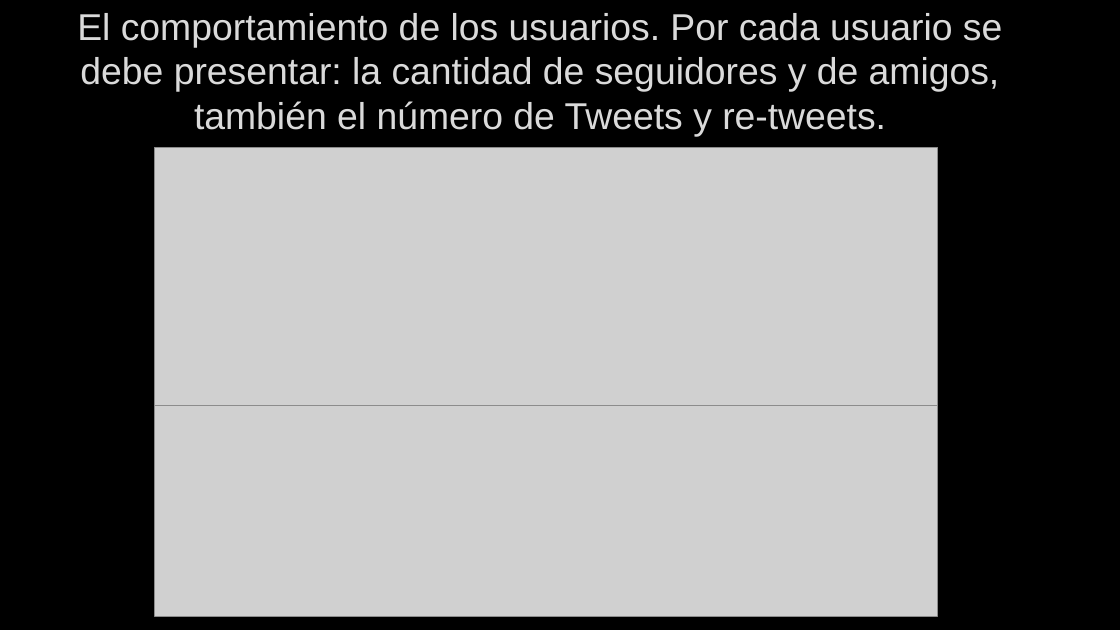
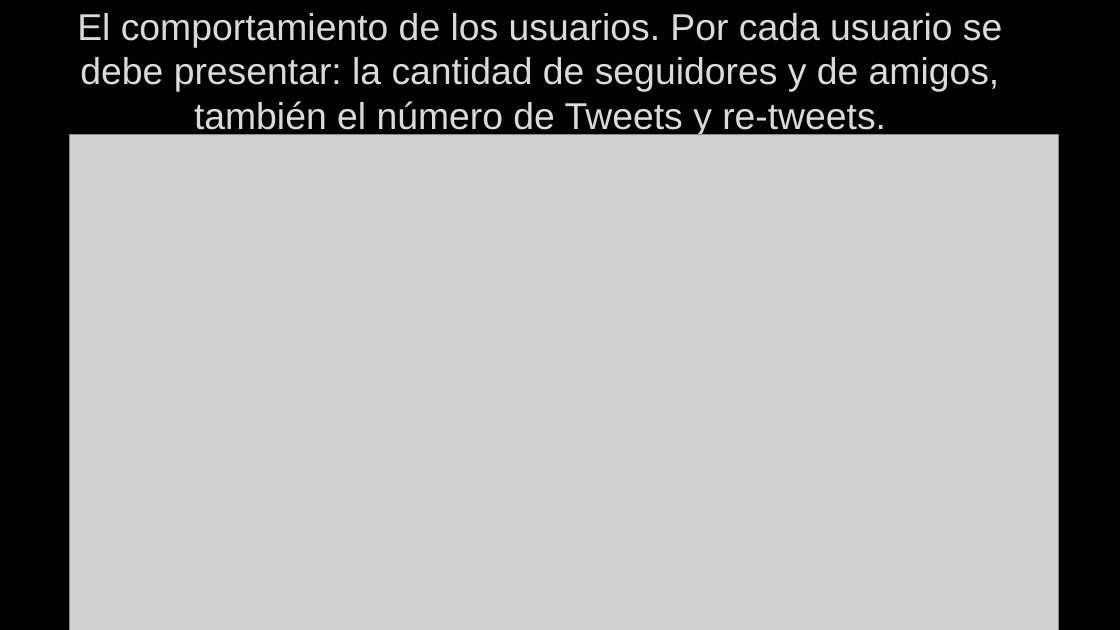
Before and after one commit to functional-programming-utpl-cc/proyectointegrador-valarmorghulis, a slide deck: slide 14 of Proyecto Integrador de saberes.pptx (slide 22 before the commit). Drawn at 1120x630 pixels with LibreOffice and Linux fonts; fonts in the diff are those of the drawing; grey boxes stand for pictures; background and template pictures are left out. Boxes give left, top, right and bottom in pixels: in the first picture for what was removed or moved away, otherwise in the second. Text is boxed around its words. In the diff, an @@ line names an element or a change of style, - is before the commit and + after.

```diff
--- a/Proyecto Integrador de saberes.pptx
+++ b/Proyecto Integrador de saberes.pptx
@@ picture added at <box>70,134,1060,630</box> @@
@@ picture added at <box>72,134,1049,630</box> @@
@@ picture: place and size @@
-picture at <box>155,147,938,406</box>
+picture at <box>171,134,950,630</box>
@@ picture removed at <box>155,406,938,616</box> @@
```
Also in this commit, not shown: 9 other slides changed, 1 slide added, 10 slides removed.
